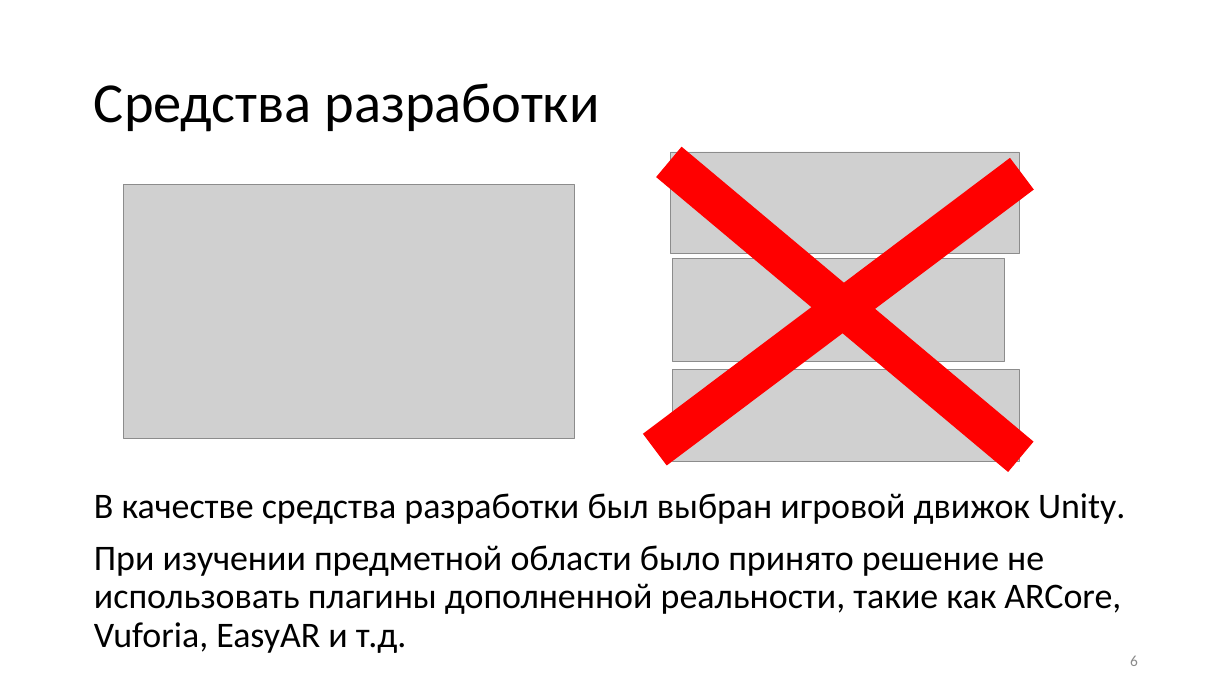
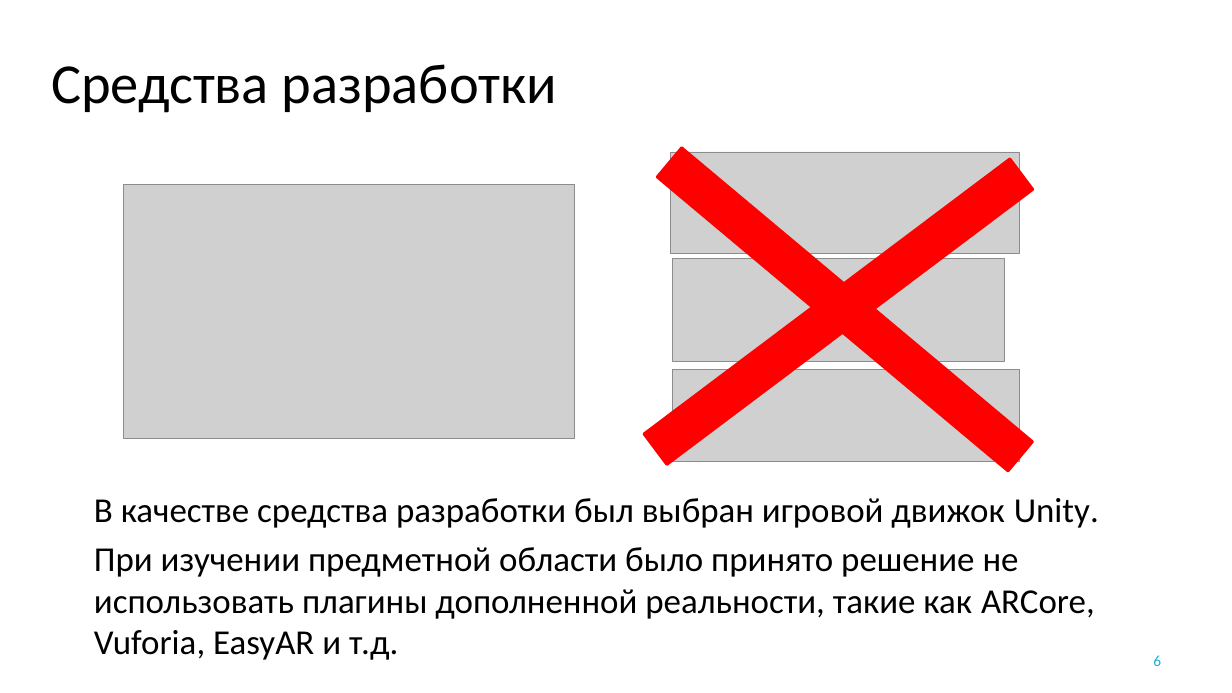
Before and after one commit to YakimenkoIlya/PhantasmagoriaProjectFiles, a slide deck: slide 6 of Якименко Курсовая.pptx. Drawn at 1232x693 pixels with LibreOffice and Linux fonts; fonts in the diff are those of the drawing; grey boxes stand for pictures; background and template pictures are left out. Boxes give left, top, right and bottom in pixels: in the first picture for what was removed or moved away, otherwise in the second. Text is boxed around its words. In the diff, an @@ line names an element or a change of style, - is before the commit and + after.

```diff
--- a/Якименко Курсовая.pptx
+++ b/Якименко Курсовая.pptx
@@ title "Средства разработки": place and size @@
-title "Средства разработки" at box(94, 83, 600, 132)
+title "Средства разработки" at box(51, 64, 557, 113)
@@ title "Средства разработки" at box(51, 64, 557, 113): alignment left to centre; line spacing 0.9 to 1 @@
@@ text "В качестве средства разработки был ..." at box(94, 498, 1099, 660): size 28 to 27.2 pt; line spacing 0.9 to 1; less space between paragraphs @@
@@ page number: place and size @@
-page number at box(1130, 655, 1138, 666)
+page number at box(1153, 655, 1161, 666)
@@ page number at box(1153, 655, 1161, 666): text colour #8C8C8C to #1FAECD @@
```
Also in this commit, not shown: 14 other slides changed, 1 other file.
